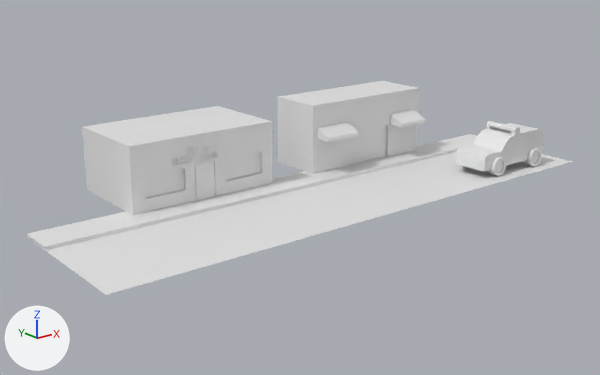
The FBX model Assets/Models/Bar_Exterior.FBX: old version first, new version second.
Before and after are seen from a camera (50 mm lens) standing at (-6.6, -11.26, 4.36) and looking at (2.1, -0.39, 0.01). Lighting does not change. The marker at lower left points along +X, +Y and +Z. Where no turn or scale is listed for an object, it has been applied to the vertices.

Objects in the first picture: 'Bar', 'Building', 'Car', 'Door', 'Road', 'Text'.
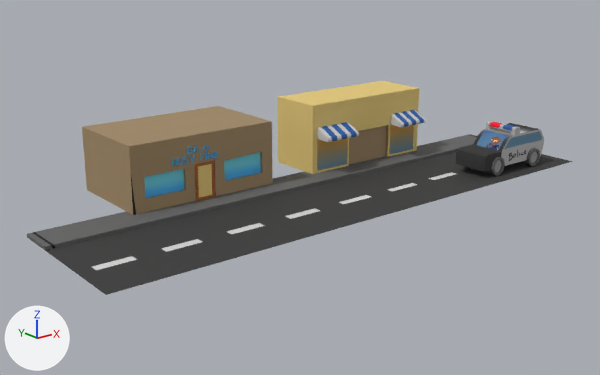
Boxes [x1, y1, x2, y2] around the edits, measured in the pictures (600 x 375 px; the box of a moved part takes in the faces that stretch with it):
'Building', recoloured, surface changed (grey to yellow)
    both: [278, 81, 425, 174]
'Text', deleted
    before: [172, 145, 218, 166]
part 1 of me_mesh_005, moved or reshaped
    before: [489, 157, 506, 176]
    after: [488, 157, 505, 176]
part 2 of me_mesh_005, moved or reshaped
    before: [525, 148, 542, 167]
    after: [524, 148, 540, 166]
part 3 of me_mesh_005, recoloured
    both: [456, 121, 544, 171]
part 4 of me_mesh_003, built on
    both: [195, 161, 215, 201]
part 6 of me_mesh_001, recoloured (white to black)
    both: [27, 134, 573, 295]
part 7 of me_mesh, added
    after: [172, 145, 218, 166]

The change, as a diff of the scene's bpy script:
```diff
--- a/Assets/Models/Bar_Exterior.FBX.py
+++ b/Assets/Models/Bar_Exterior.FBX.py
@@ mat_road @@
+mat_road = principled_material('Road')
+mat_road.texture = img_road_texture_png
+mat_road.roughness = 0.859
@@ mat_bolise @@
+mat_bolise = principled_material('Bolise')
+mat_bolise.texture = img_bolise_texture_png
+mat_bolise.roughness = 0.859
@@ me_mesh @@
-me_mesh.from_pydata(...)  # 32 vertices, 29 faces; spans x -1.36..1.36, y -0.52..1.15, z 0.0..1.11
+me_mesh.from_pydata(...)  # 818 vertices, 1234 faces; spans x -1.36..1.36, y -0.54..1.15, z 0.0..1.11
+# me_mesh part 7: 786 vertices added at x -0.63..0.24, y -0.54..-0.52, z 0.66..0.94
+me_mesh.materials.append(mat_bar_exterior)  # picture img_bar_exterior_texture_png
@@ me_mesh_001 @@
-me_mesh_001.from_pydata(...)  # 10 vertices, 6 faces; spans x -3.1..6.79, y -1.29..1.29, z 0.0..0.06
+me_mesh_001.from_pydata(...)  # 9 vertices, 6 faces; spans x -3.1..6.79, y -1.29..1.29, z 0.0..0.06
+# me_mesh_001 part 6: 4 faces spanning x -3.1..6.79, y -1.29..1.29, z 0.0..0.06 switch from no material to mat_road (picture img_road_texture_png)
@@ me_mesh_005 @@
-me_mesh_005.from_pydata(...)  # 270 vertices, 524 faces; spans x -0.81..0.94, y -0.43..0.41, z -0.13..0.68
+me_mesh_005.from_pydata(...)  # 274 vertices, 532 faces; spans x -0.81..0.94, y -0.39..0.38, z -0.13..0.68
+# me_mesh_005 part 1: 37 vertices moved from x -0.62..-0.27, y -0.41..-0.27, z -0.13..0.2 to x -0.62..-0.27, y -0.37..-0.24, z -0.13..0.2; 3 vertices removed from x -0.57..-0.34, y -0.38, z -0.04..0.15; 4 vertices added at x -0.57..-0.34, y -0.34, z -0.04..0.15
+# me_mesh_005 part 2: 37 vertices moved from x 0.43..0.78, y -0.43..-0.3, z -0.13..0.2 to x 0.43..0.78, y -0.39..-0.26, z -0.13..0.2; 3 vertices removed from x 0.48..0.7, y -0.4, z -0.04..0.15; 4 vertices added at x 0.48..0.7, y -0.36, z -0.04..0.15
+# me_mesh_005 part 3: 386 faces spanning x -0.81..0.94, y -0.39..0.38, z -0.13..0.68 switch from no material to mat_bolise (picture img_bolise_texture_png)
@@ me_mesh_003 @@
-me_mesh_003.from_pydata(...)  # 8 vertices, 6 faces; spans x -0.362..0.004, y -0.051..-0.011, z -0.311..0.311
+me_mesh_003.from_pydata(...)  # 16 vertices, 14 faces; spans x -0.362..0.004, y -0.051..-0.011, z -0.311..0.311
+# me_mesh_003 part 4
+# 1 face is deleted
+# 8 vertices are added at x -0.319..-0.039, y -0.05..-0.028, z -0.268..0.269
+# 9 new faces join them
+me_mesh_003.materials.append(mat_door)  # picture img_door_texture_png
@@ me_mesh_002 @@
 me_mesh_002.from_pydata(...)  # 66 vertices, 55 faces; spans x -1.36..1.36, y -0.83..0.52, z 0.0..1.27
+# me_mesh_002 part 5: texture (UV) coordinates of 55 of 55 faces, centred in x -1.36..1.36, y -0.82..0.52, z 0.01..1.27, changed; they spanned u 0.0..1.0, v 0.0..1.0 and now span u 0.03..0.99, v 0.07..0.98
+me_mesh_002.materials.append(mat_building)  # picture img_builfing_texture_png
@@ ob_text @@
-ob_text = bpy.data.objects.new('Text', me_mesh_004)
```
